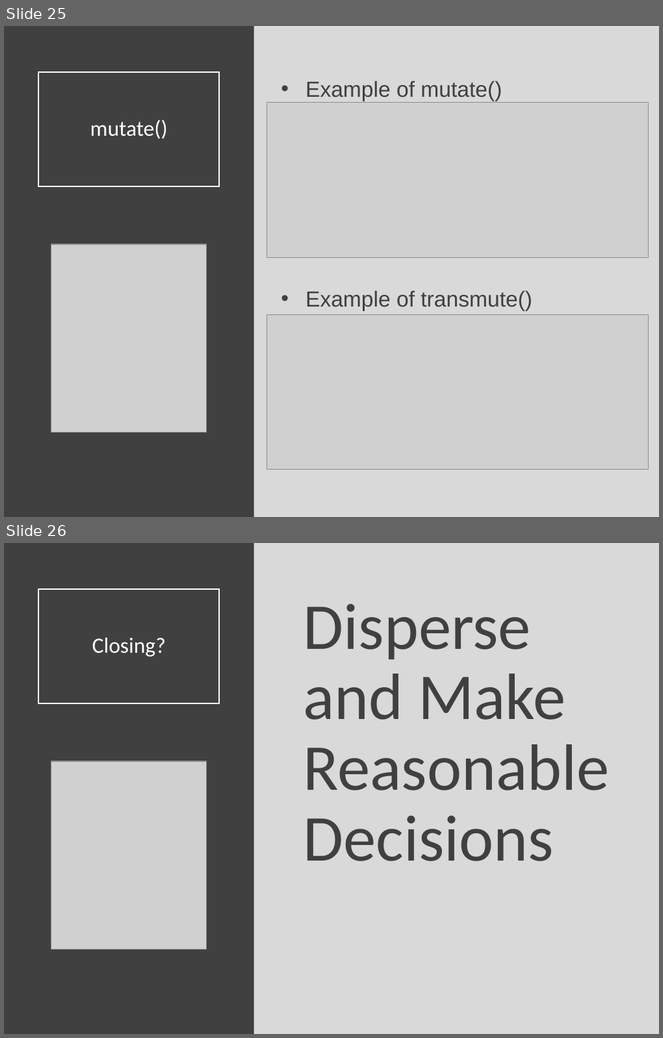
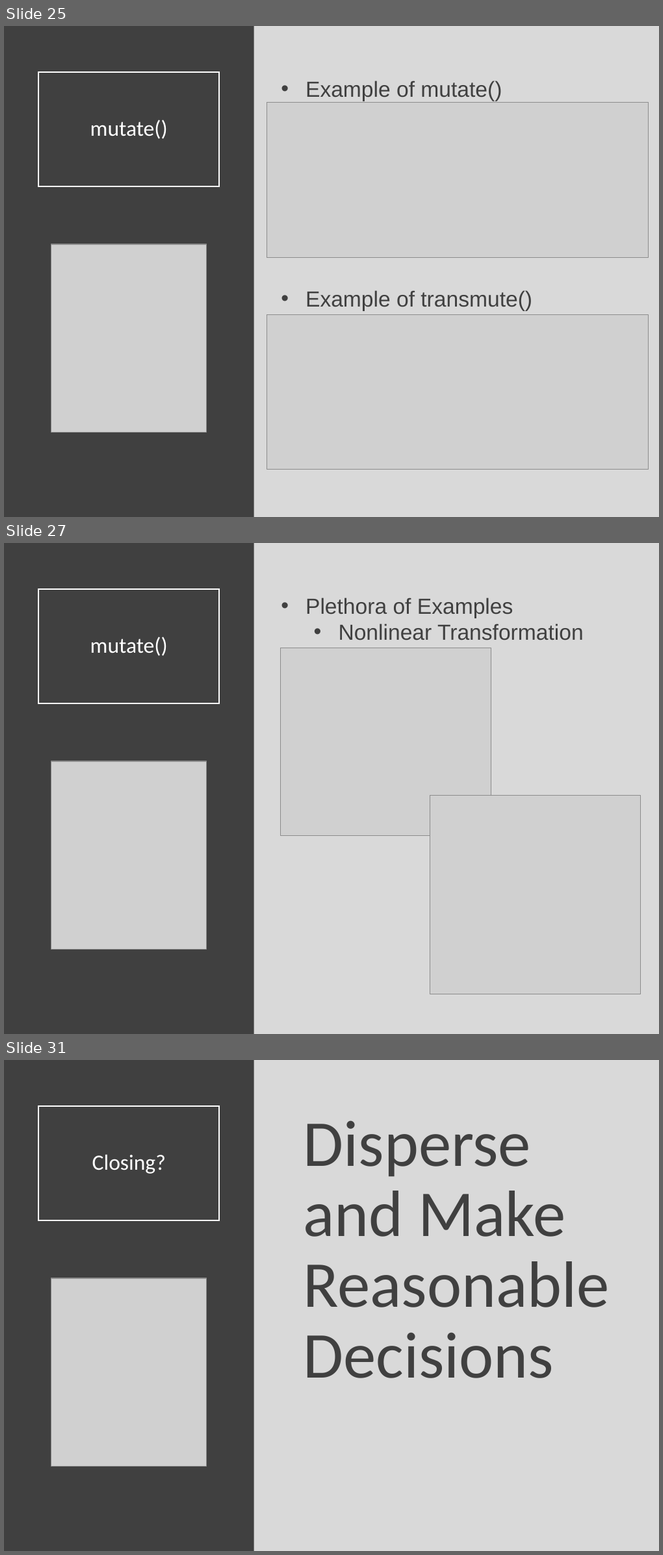
Before and after one commit to Yixf-Self/STOR320_WEBSITE, a slide deck: Lectures/Lecture 4/Lecture 4.pptx. Shown one above the other, each under a label of ours: slides 25 and 26 before the commit, slides 25, 27 and 31 after it; the slides between them are not shown. The pictures are 663x1038 and 663x1555 pixels, drawn with LibreOffice and Linux fonts; fonts in the diff are those of the drawing; grey boxes stand for pictures. Boxes give left, top, right and bottom in pixels: in the first picture for what was removed or moved away, otherwise in the second. Text is boxed around its words. In the diff, an @@ line names an element or a change of style, - is before the commit and + after.

```diff
--- a/Lectures/Lecture 4/Lecture 4.pptx
+++ b/Lectures/Lecture 4/Lecture 4.pptx
@@ slide 27 added at [4,543,659,1034], background #D9D9D9 @@
@@ rectangle added at [4,543,254,1034], fill #404040 @@
@@ title added at [38,589,220,704], outline #FFFFFF 1.5 pt, 24 pt, text #FFFFFF @@
+mutate()
@@ text added at [306,598,584,641], 24 pt, text #404040 @@
+• Plethora of Examples
+  • Nonlinear Transformation
@@ picture added at [281,648,492,837] @@
@@ picture added at [51,761,206,949] @@
@@ picture added at [430,795,640,995] @@
@@ what was slide 26 is now slide 31 @@
```
Also in this commit, not shown: 2 slides changed, 4 other slides added, 3 other files.
